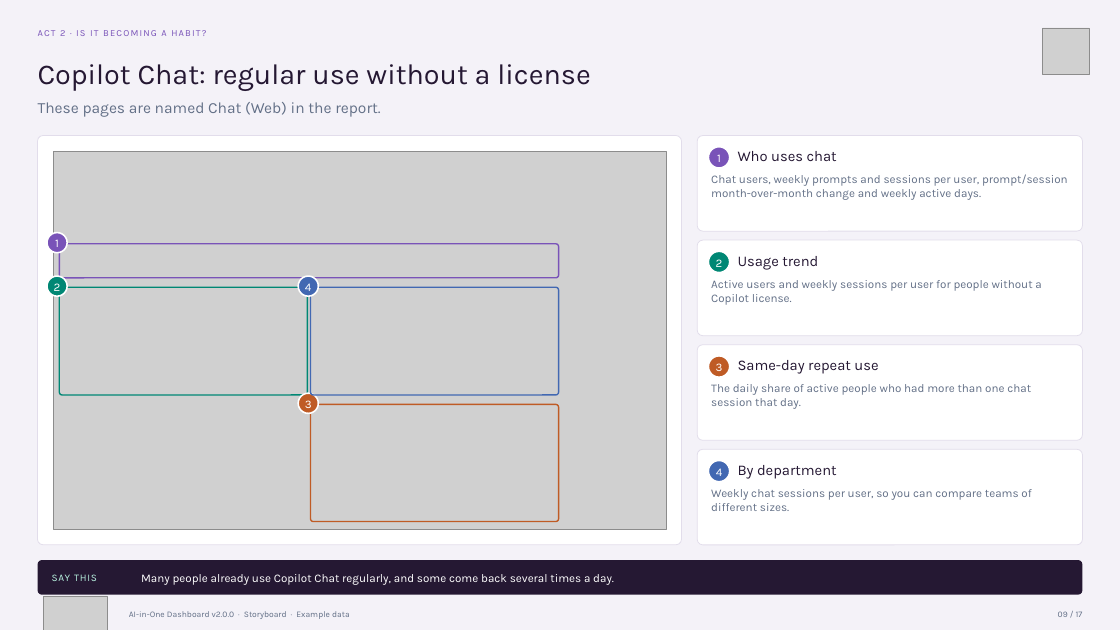
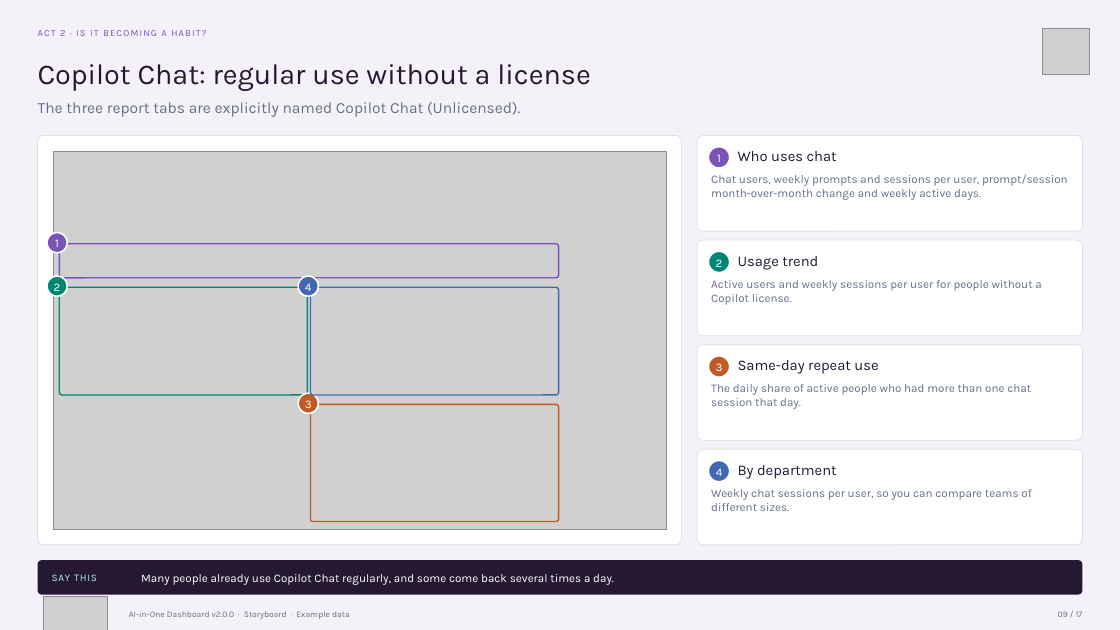
Before and after one commit to microsoft/AI-in-One-Dashboard, a slide deck: slide 9 of AI-in-One-v2.0.0-Storyboard.pptx. Drawn at 1120x630 pixels with LibreOffice and Linux fonts; fonts in the diff are those of the drawing; grey boxes stand for pictures. Boxes give left, top, right and bottom in pixels: in the first picture for what was removed or moved away, otherwise in the second. Text is boxed around its words. In the diff, an @@ line names an element or a change of style, - is before the commit and + after.

```diff
--- a/AI-in-One-v2.0.0-Storyboard.pptx
+++ b/AI-in-One-v2.0.0-Storyboard.pptx
@@ text at (x1=38, y1=102, x2=520, y2=117): text changed @@
-These pages are named Chat (Web) in the report.
+The three report tabs are explicitly named Copilot Chat (Unlicensed).
```
Also in this commit, not shown: 11 other slides changed, 28 other files.
